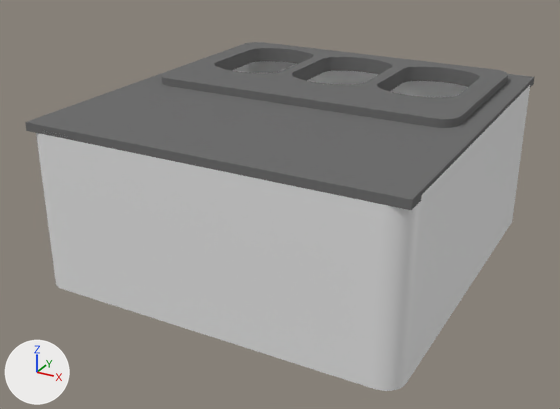
What one commit did to the Blender file spaceapi-tableau.blend.
Both versions are drawn from a camera (50 mm lens) standing at (83.9, -187.4, 73.4) and looking at (-2.7, -29.9, -5.3). The lights are fixed; the arrows at lower left show +X, +Y and +Z. The first picture is the older version.

In view in the first picture: 'box-lid', 'box-panel', 'wall'.
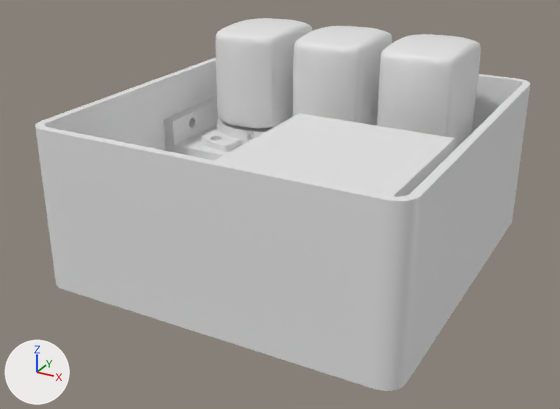
What the commit changed:
Object 'socket-applied.001' (ob_socket_applied_001) is now shown.
Object 'nixie' (ob_nixie) is now shown.
Object 'nixie.001' (ob_nixie_001) is now shown.
Object 'nixie.002' (ob_nixie_002) is now shown.
Object 'box-lid' (ob_box_lid) is now hidden.
Object 'box-panel' (ob_box_panel) is now hidden.

Changed parts and their boxes [x1, y1, x2, y2] in the pictures (560 x 409 px):
'box-lid', hidden
    before: [25, 43, 535, 210]
'box-panel', hidden
    before: [161, 42, 508, 128]
'nixie.002', shown
    after: [377, 34, 481, 150]
'nixie.001', shown
    after: [216, 18, 312, 128]
'nixie', shown
    after: [293, 26, 392, 126]
'socket-applied.001', shown
    after: [202, 119, 274, 151]
'voltage-converter', unchanged, uncovered by the edit
    after: [214, 113, 455, 196]
'screw-lip', unchanged, uncovered by the edit
    after: [164, 96, 219, 145]
